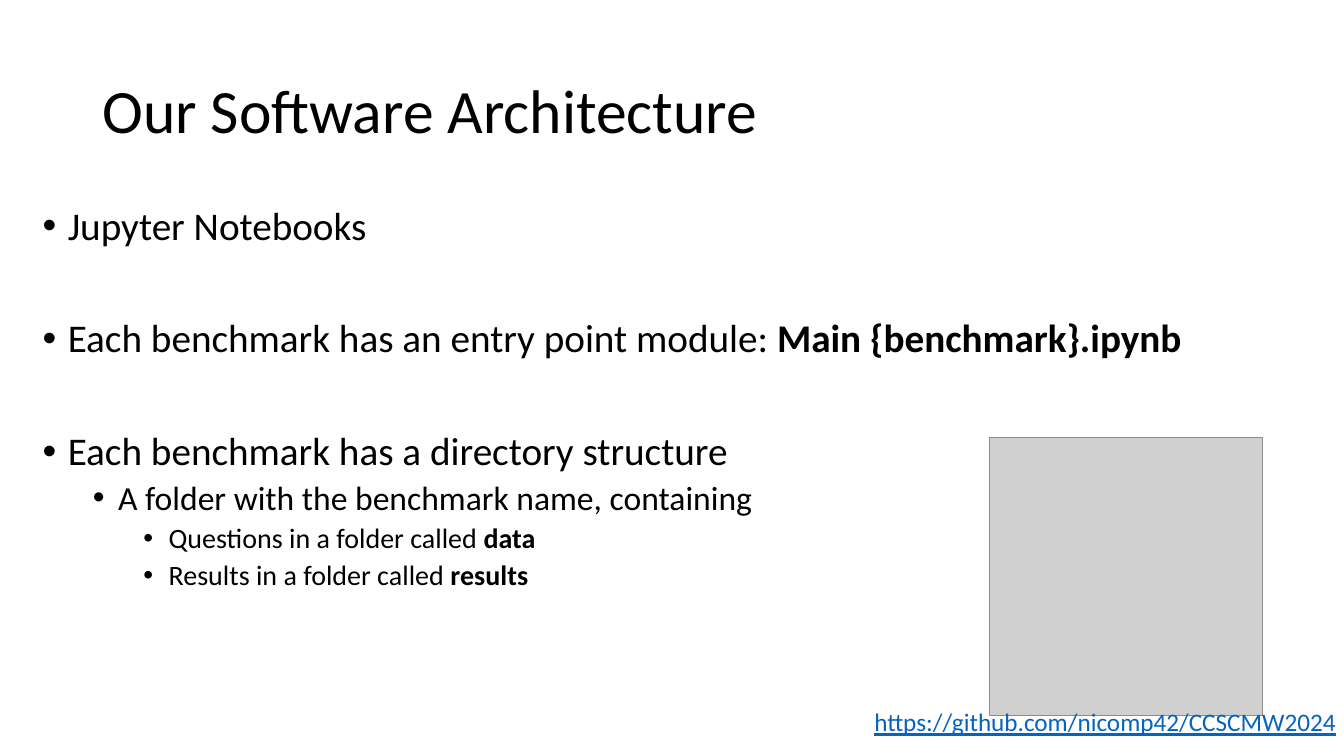
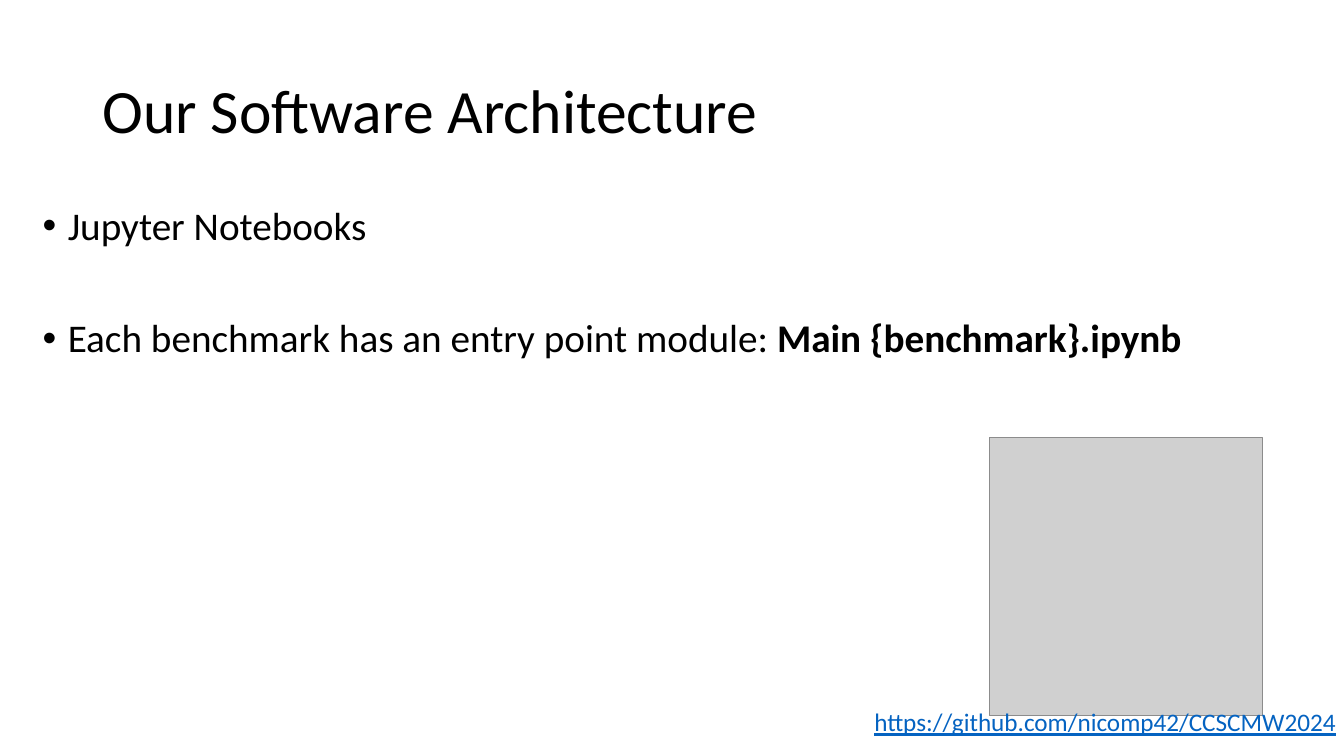
Before and after one commit to nicomp42/CCSCMW2024, a slide deck: slide 16 of CCSC-MW Fall 2024 Conference Tutorial.pptx (slide 15 before the commit). Drawn at 1344x756 pixels with LibreOffice and Linux fonts; fonts in the diff are those of the drawing; grey boxes stand for pictures. Boxes give left, top, right and bottom in pixels: in the first picture for what was removed or moved away, otherwise in the second. Text is boxed around its words. In the diff, an @@ line names an element or a change of style, - is before the commit and + after.

Commit message:
More PPTX updates

```diff
--- a/CCSC-MW Fall 2024 Conference Tutorial.pptx
+++ b/CCSC-MW Fall 2024 Conference Tutorial.pptx
@@ text at [68, 437, 752, 586]: paragraphs removed @@
-• Each benchmark has a directory structure
-  • A folder with the benchmark name, containing
-    • Questions in a folder called data
-    • Results in a folder called results
```
Also in this commit, not shown: 1 slide added.
